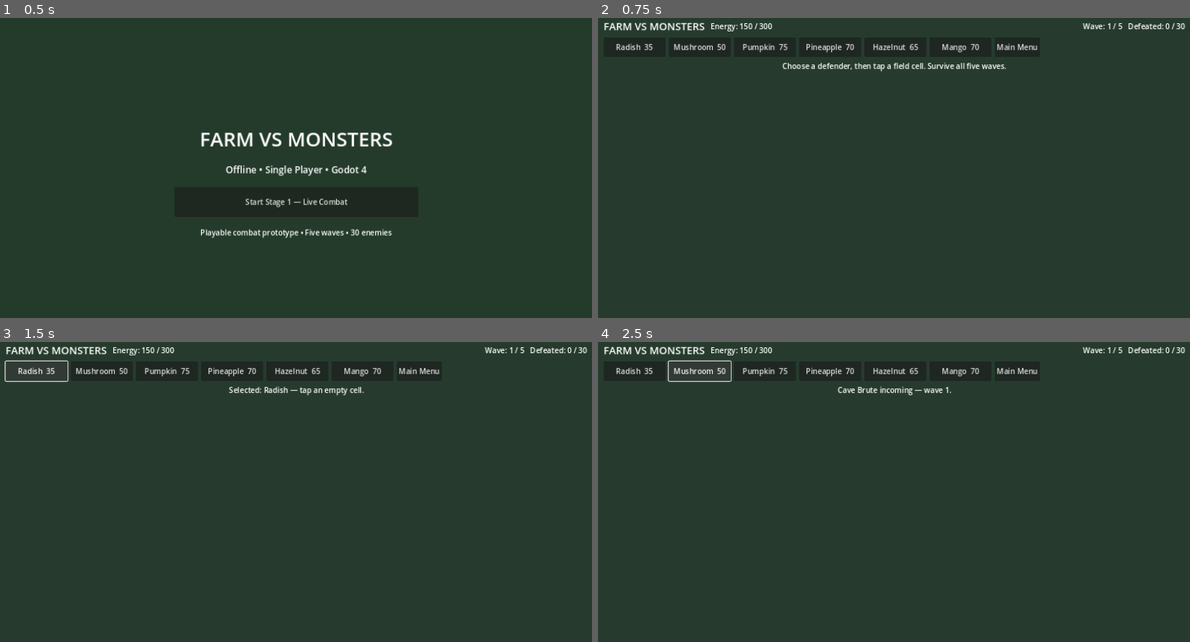
Above: before the commit, frames 1-4 (two rows, left to right).
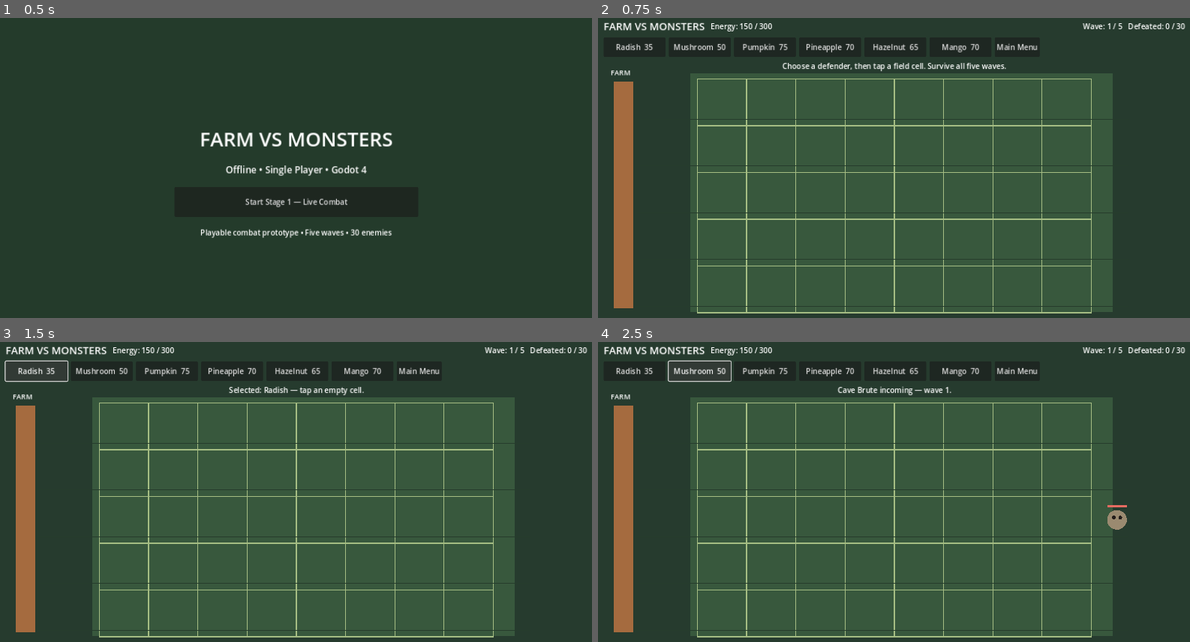
Above: after the commit, the same moments.

Repository: waelkamira/FarmVsMonsters
Game: Godot game, scene res://scenes/main.tscn
Same seed, same stepped clock (60 frames per second), same inputs: the game is played once before the commit and once after it.
Inputs:
- Up to frame 1 (0.5 s): no input
- Up to frame 2 (0.75 s): click "Start Stage 1 — Live Combat" at 0.5 s
- Up to frame 3 (1.5 s): click "Radish 35" at 1.25 s
- Up to frame 4 (2.5 s): click "Mushroom 50" at 2 s

Frame 1 is identical in both runs. In frame 2, 59% of the frame differs, in the area x 2-87%, y 17-99%; in frame 3, 59%; in frame 4, 59%, in the area x 2-90%, y 17-99%.

Commit message:
Fix live battlefield canvas draw order

Diff:
--- a/godot/scripts/live_battle.gd
+++ b/godot/scripts/live_battle.gd
@@ -51,10 +51,6 @@
 	queue_redraw()
 
 func _build_ui() -> void:
-	var background := ColorRect.new()
-	background.color = Color("#263b2e")
-	background.set_anchors_and_offsets_preset(Control.PRESET_FULL_RECT)
-	add_child(background)
 	var margin := MarginContainer.new()
 	margin.set_anchors_and_offsets_preset(Control.PRESET_FULL_RECT)
 	margin.add_theme_constant_override("margin_left", 20)
@@ -270,6 +266,7 @@
 		wave_label.text = "Wave: %d / %d   Defeated: %d / 30" % [wave, Rules.WAVE_SIZES.size(), defeated_total]
 
 func _draw() -> void:
+	draw_rect(Rect2(Vector2.ZERO, get_viewport_rect().size), Color("#263b2e"), true)
 	draw_rect(Rect2(205.0, 128.0, 900.0, 510.0), Color("#38583d"), true)
 	for row in range(Rules.BOARD_ROWS):
 		for column in range(Rules.BOARD_COLUMNS):
